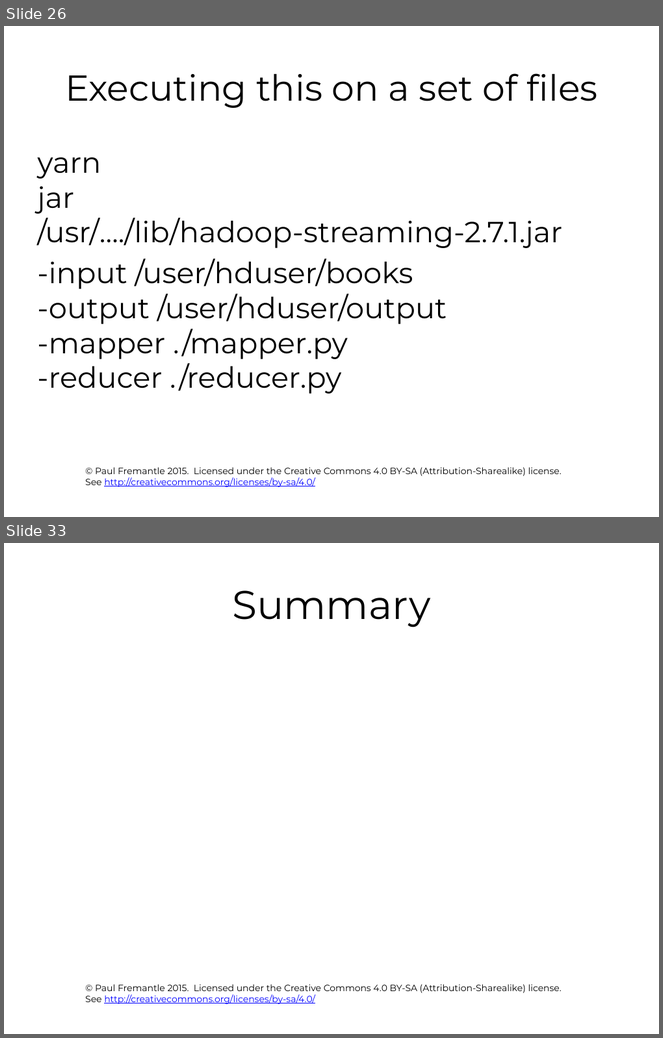
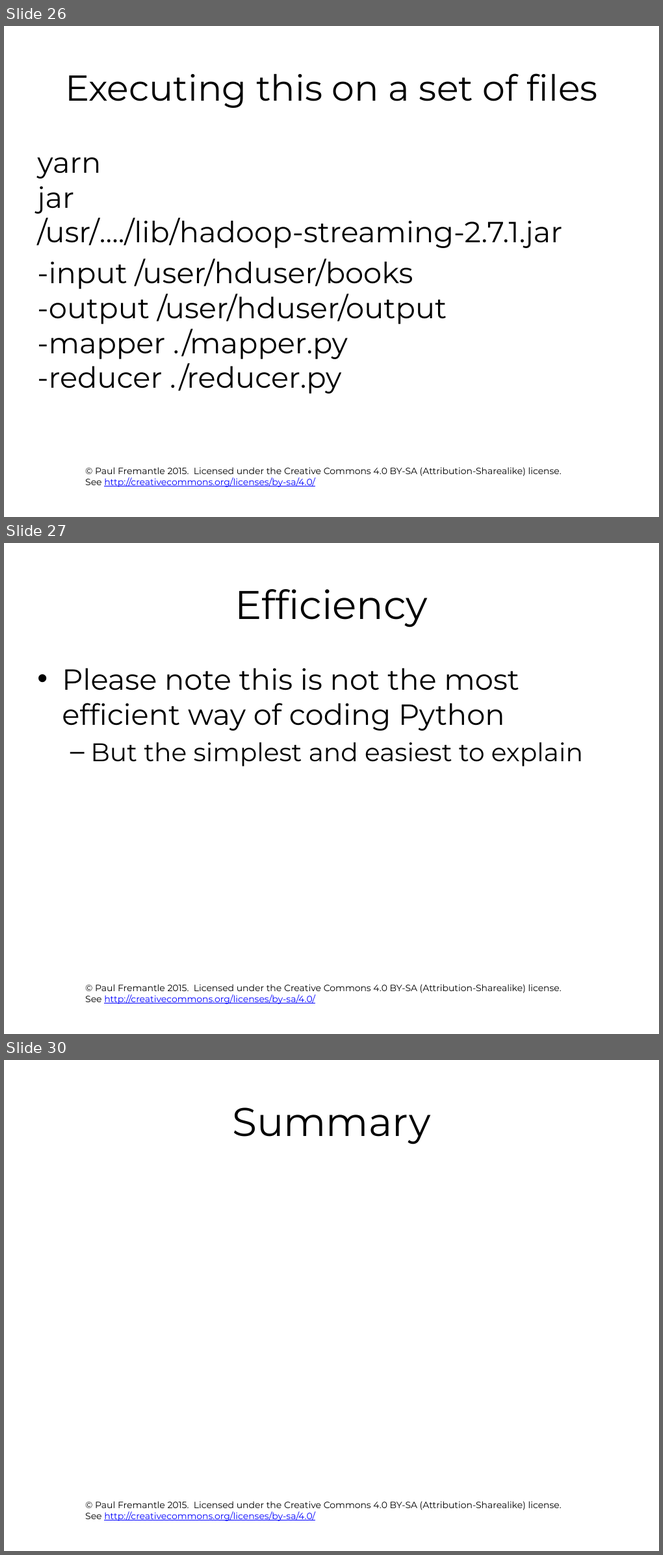
Before and after one commit to pzfreo/ox-clo, a slide deck: pres-source/05-hadoop.pptx. Shown one above the other, each under a label of ours: slides 26 and 33 before the commit, slides 26, 27 and 30 after it; the slides between them are not shown. The pictures are 663x1038 and 663x1555 pixels, drawn with LibreOffice and Linux fonts; fonts in the diff are those of the drawing; background and template pictures are left out. Boxes give left, top, right and bottom in pixels: in the first picture for what was removed or moved away, otherwise in the second. Text is boxed around its words. In the diff, an @@ line names an element or a change of style, - is before the commit and + after.

```diff
--- a/pres-source/05-hadoop.pptx
+++ b/pres-source/05-hadoop.pptx
@@ slide 27 added at <box>4,543,659,1034</box>, background #FFFFFF; not listed: 1 template element that a slide beside it also shows @@
@@ title added at <box>235,589,428,627</box>, 44 pt, text #000000 @@
+Efficiency
@@ text added at <box>62,668,583,767</box>, 32 pt, text #000000 @@
+• Please note this is not the most efficient way of coding Python
+  – But the simplest and easiest to explain
@@ what was slide 33 is now slide 30 @@
```
Also in this commit, not shown: 2 slides changed, 4 slides removed, 6 other files.
